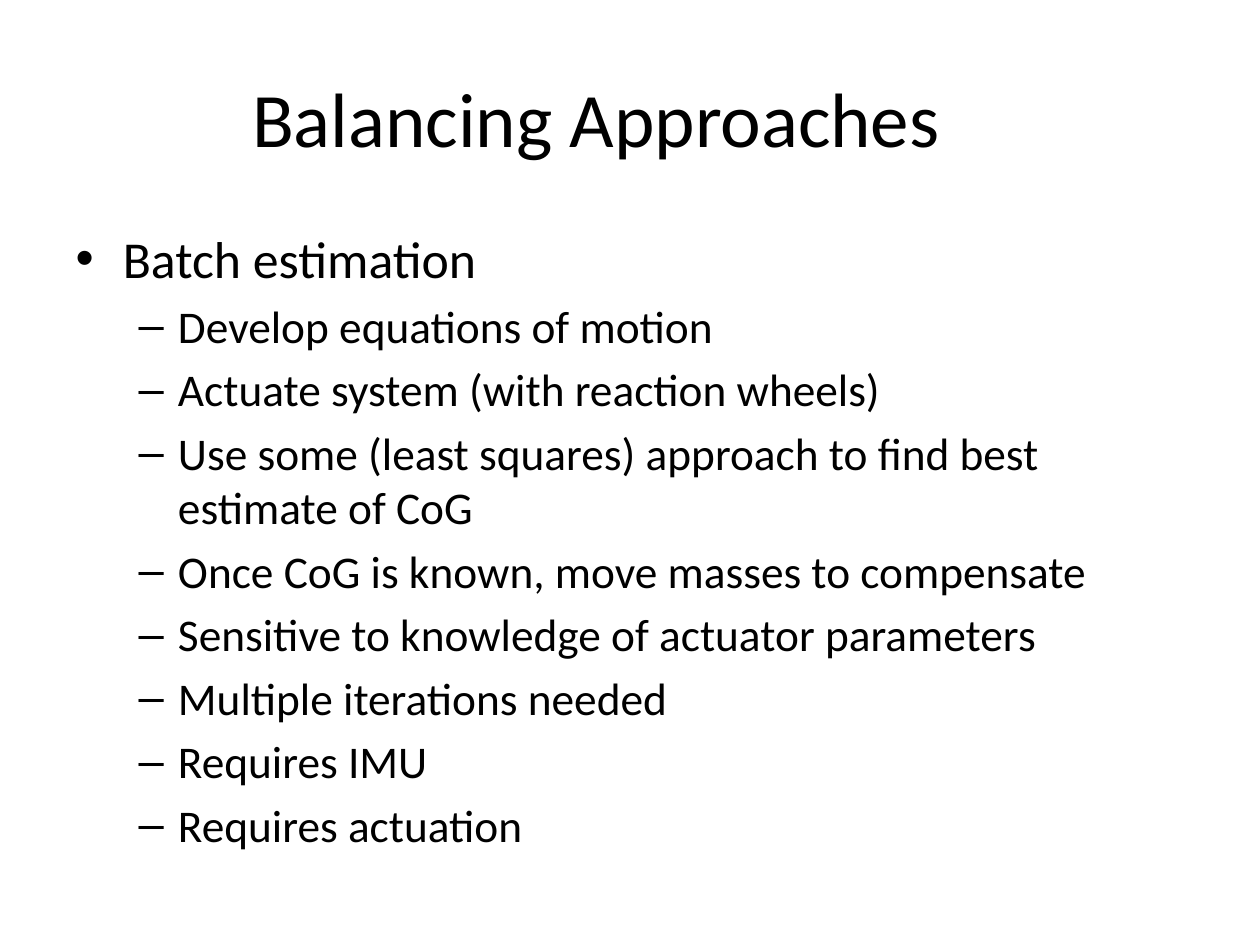
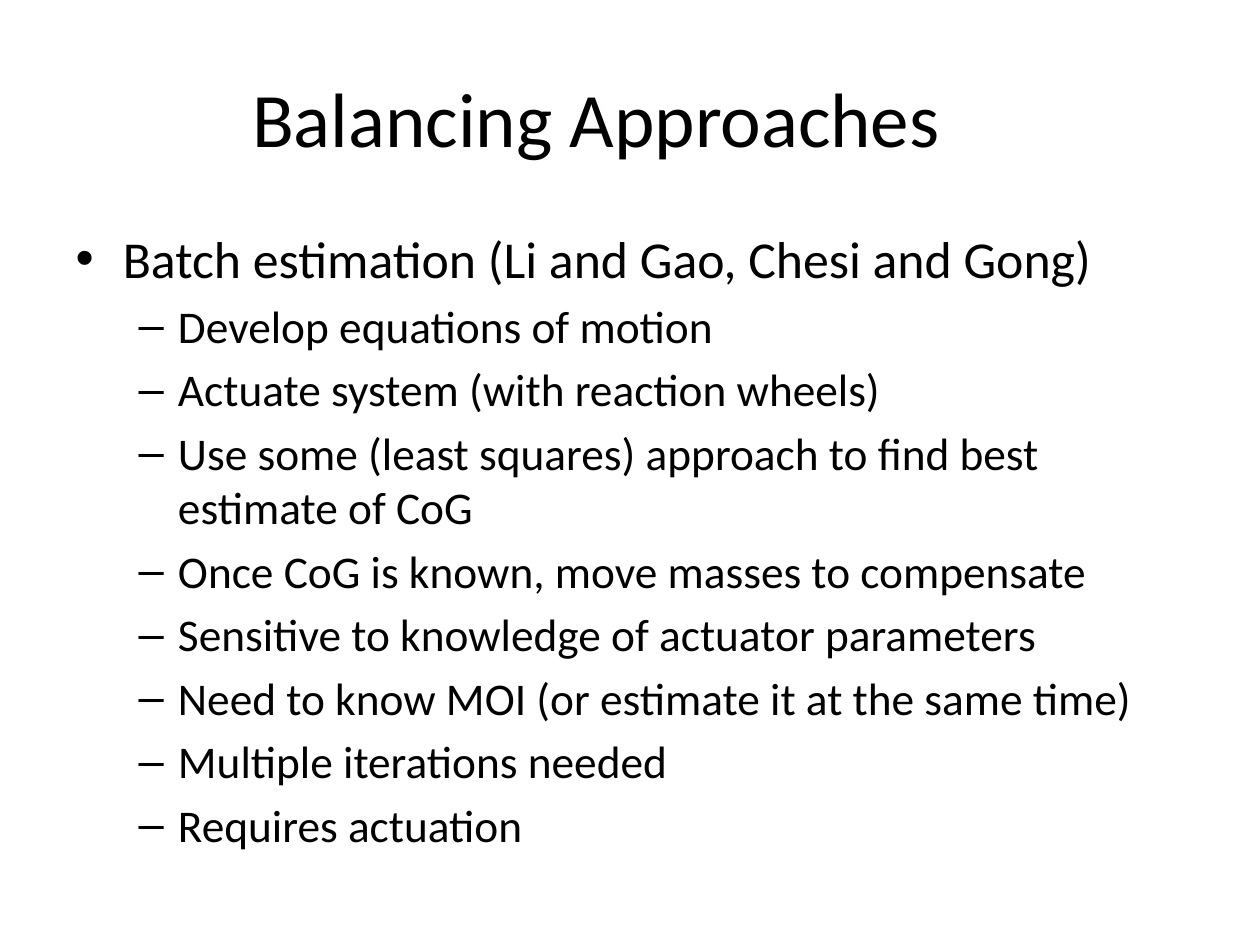
Before and after one commit to drivkin/Autobalance, a slide deck: slide 11 of presentations/balancer pres 1.pptx (slide 5 before the commit). Drawn at 1260x945 pixels with LibreOffice and Linux fonts; fonts in the diff are those of the drawing. Boxes give left, top, right and bottom in pixels: in the first picture for what was removed or moved away, otherwise in the second. Text is boxed around its words. In the diff, an @@ line names an element or a change of style, - is before the commit and + after.

```diff
--- a/presentations/balancer pres 1.pptx
+++ b/presentations/balancer pres 1.pptx
@@ text at box(123, 240, 1091, 287): text changed @@
-• Batch estimation
+• Batch estimation (Li and Gao, Chesi and Gong)
@@ text at box(178, 682, 1131, 721): paragraph added @@
+  – Need to know MOI (or estimate it at the same time)
@@ text at box(178, 747, 427, 786): paragraph removed @@
-  – Requires IMU
```
Also in this commit, not shown: 3 other slides changed, 13 slides added, 1 slide removed, 12 other files.
